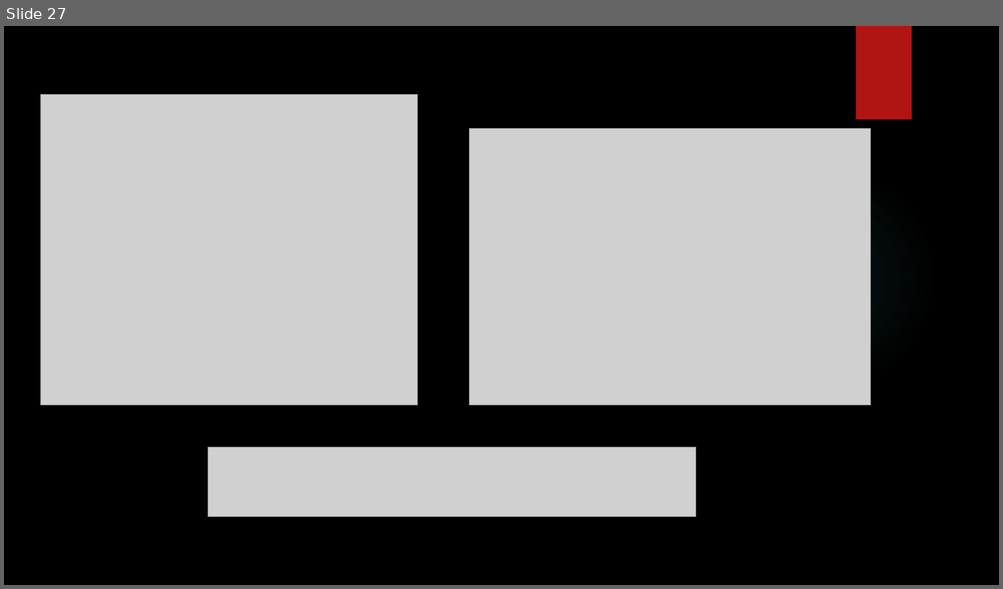
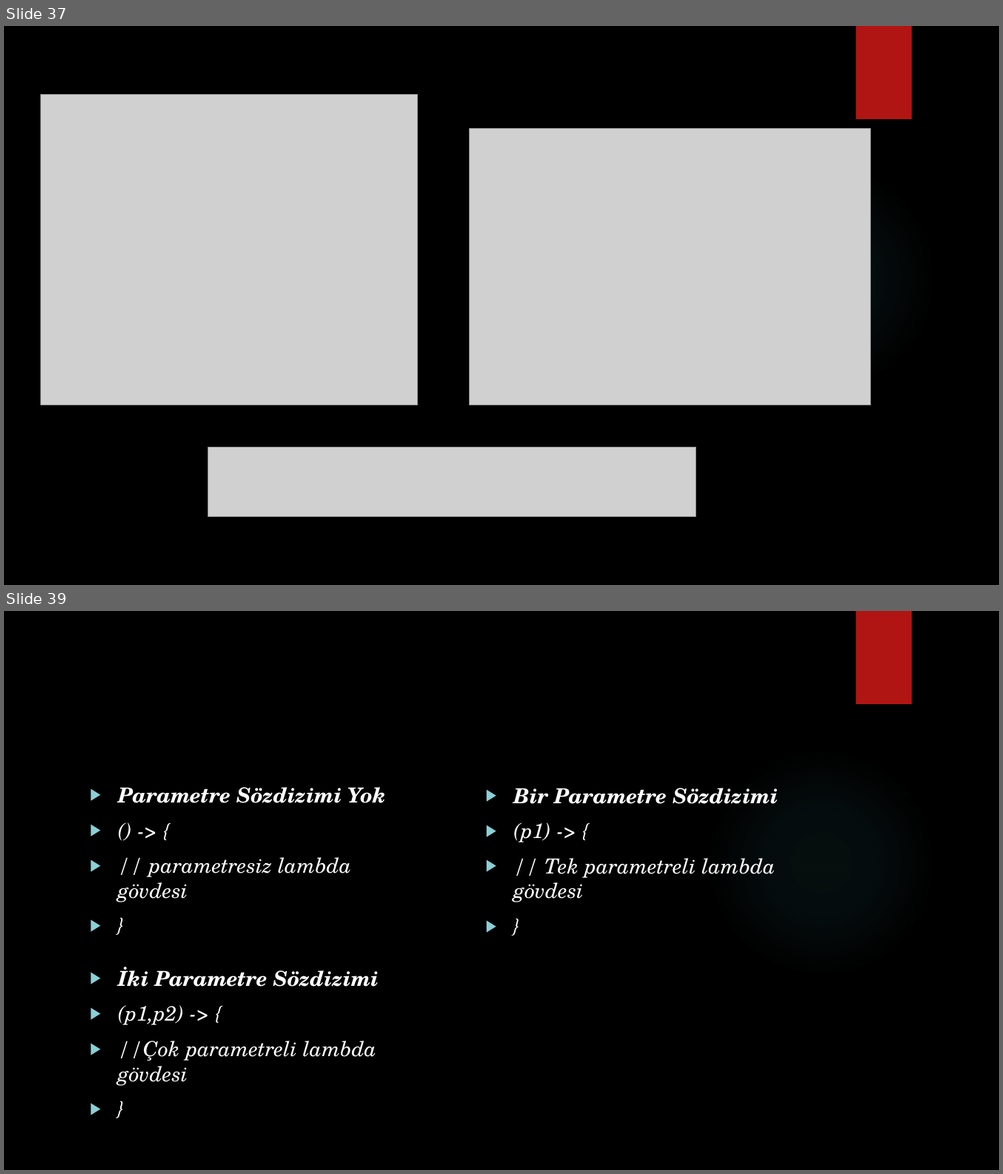
Before and after one commit to burakduman-bilgeadam/sunum, a slide deck: collection/Collections.pptx. Shown one above the other, each under a label of ours: slide 27 before the commit, slides 37 and 39 after it; the slides between them are not shown. The pictures are 1003x589 and 1003x1174 pixels, drawn with LibreOffice and Linux fonts; fonts in the diff are those of the drawing; grey boxes stand for pictures; background and template pictures are left out. Boxes give left, top, right and bottom in pixels: in the first picture for what was removed or moved away, otherwise in the second. Text is boxed around its words. In the diff, an @@ line names an element or a change of style, - is before the commit and + after.

```diff
--- a/collection/Collections.pptx
+++ b/collection/Collections.pptx
@@ slide 39 added at [4,611,999,1170], background picture (left out); not listed: 2 template elements that a slide beside it also shows @@
@@ text added at [118,787,385,903], 20 pt, text #FFFFFF, italic @@
+▶ Parametre Sözdizimi Yok
+▶ () -> {
+▶ // parametresiz lambda gövdesi
+▶ }
@@ text added at [513,788,777,903], 20 pt, text #FFFFFF, italic @@
+▶ Bir Parametre Sözdizimi
+▶ (p1) -> {
+▶ // Tek parametreli lambda gövdesi
+▶ }
@@ text added at [118,967,378,1086], 20 pt, text #FFFFFF, italic @@
+▶ İki Parametre Sözdizimi
+▶ (p1,p2) -> {
+▶ //Çok parametreli lambda gövdesi
+▶ }
@@ what was slide 27 is now slide 37 @@
```
Also in this commit, not shown: 26 other slides added.
